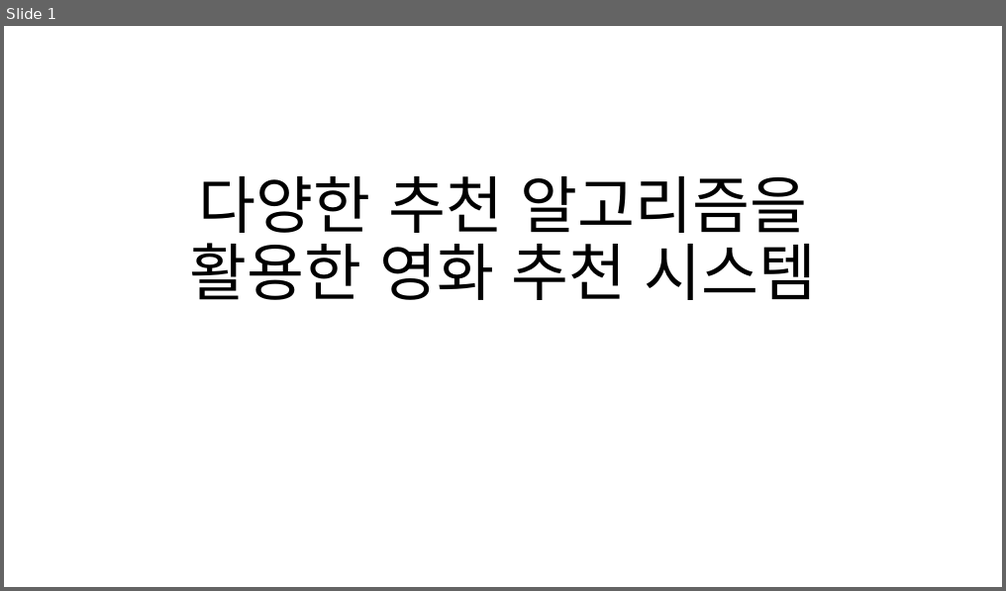
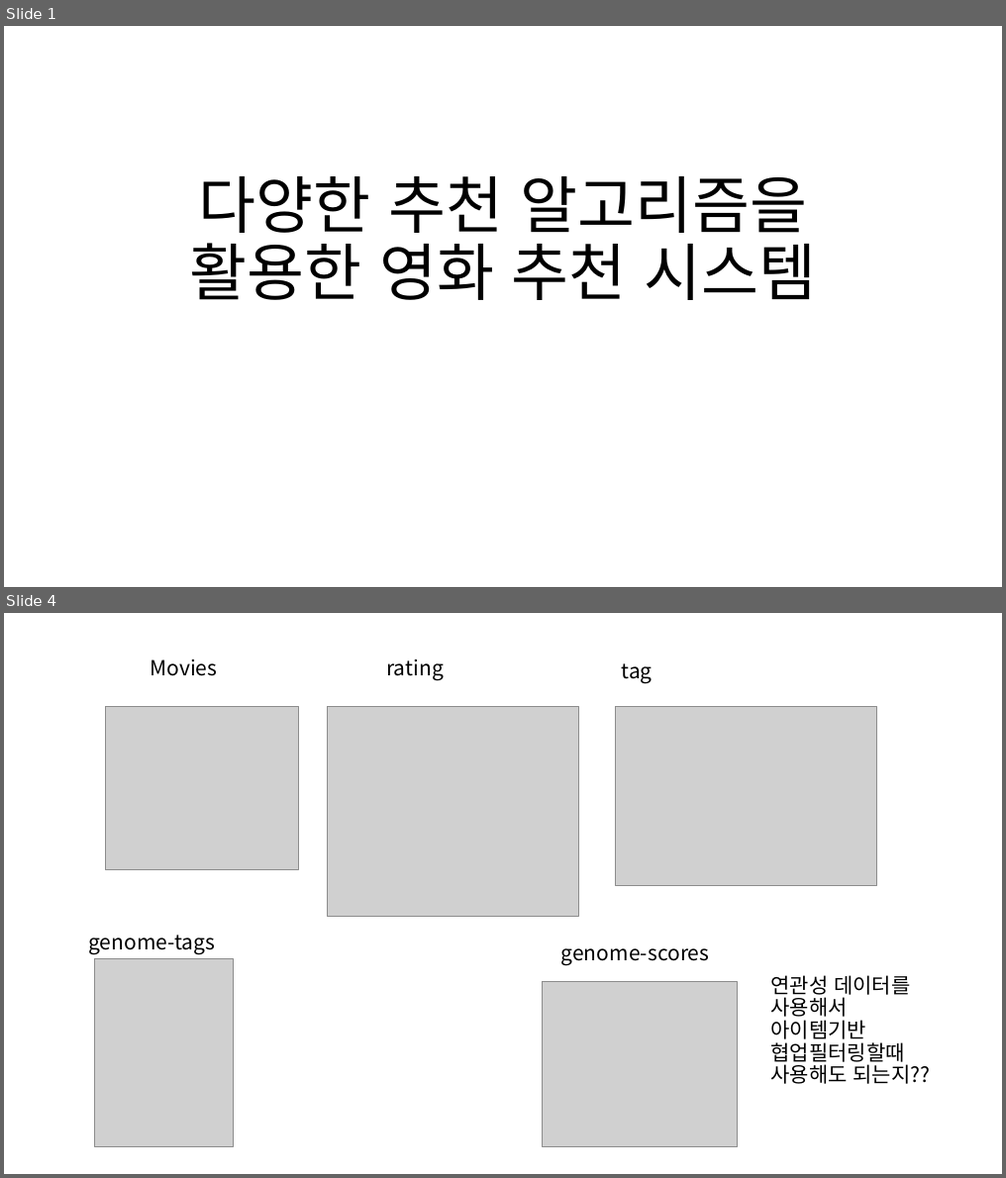
Before and after one commit to laits1/TIL, a slide deck: project/3) 파이널 프로젝트/다양한 추천 알고리즘을 활용한 영화 추천 시스템.pptx. Shown one above the other, each under a label of ours: slide 1 before the commit, slides 1 and 4 after it; the slides between them are not shown. The pictures are 1006x591 and 1006x1178 pixels, drawn with LibreOffice and Linux fonts; fonts in the diff are those of the drawing; grey boxes stand for pictures. Boxes give left, top, right and bottom in pixels: in the first picture for what was removed or moved away, otherwise in the second. Text is boxed around its words. In the diff, an @@ line names an element or a change of style, - is before the commit and + after.

```diff
--- a/project/3) 파이널 프로젝트/다양한 추천 알고리즘을 활용한 영화 추천 시스템.pptx
+++ b/project/3) 파이널 프로젝트/다양한 추천 알고리즘을 활용한 영화 추천 시스템.pptx
@@ slide 4 added at bbox=[4, 613, 1002, 1174], background #FFFFFF @@
@@ title added at bbox=[151, 660, 218, 676], 20 pt, text #000000 @@
+Movies
@@ text added at bbox=[386, 660, 443, 680], 20 pt, text #000000 @@
+rating
@@ text added at bbox=[622, 663, 652, 683], 20 pt, text #000000 @@
+tag
@@ picture added at bbox=[106, 707, 298, 870] @@
@@ picture added at bbox=[328, 707, 578, 916] @@
@@ picture added at bbox=[616, 707, 877, 886] @@
@@ text added at bbox=[88, 935, 215, 955], 20 pt, text #000000 @@
+genome-tags
@@ picture added at bbox=[94, 959, 233, 1148] @@
@@ text added at bbox=[561, 949, 710, 965], 20 pt, text #000000 @@
+genome-scores
@@ picture added at bbox=[543, 982, 737, 1148] @@
@@ text added at bbox=[770, 975, 931, 1084], 20 pt, text #000000 @@
+연관성 데이터를 사용해서 아이템기반 협업필터링할때 사용해도 되는지??
```
Also in this commit, not shown: 3 slides changed, 2 other slides added, 2 other files.
